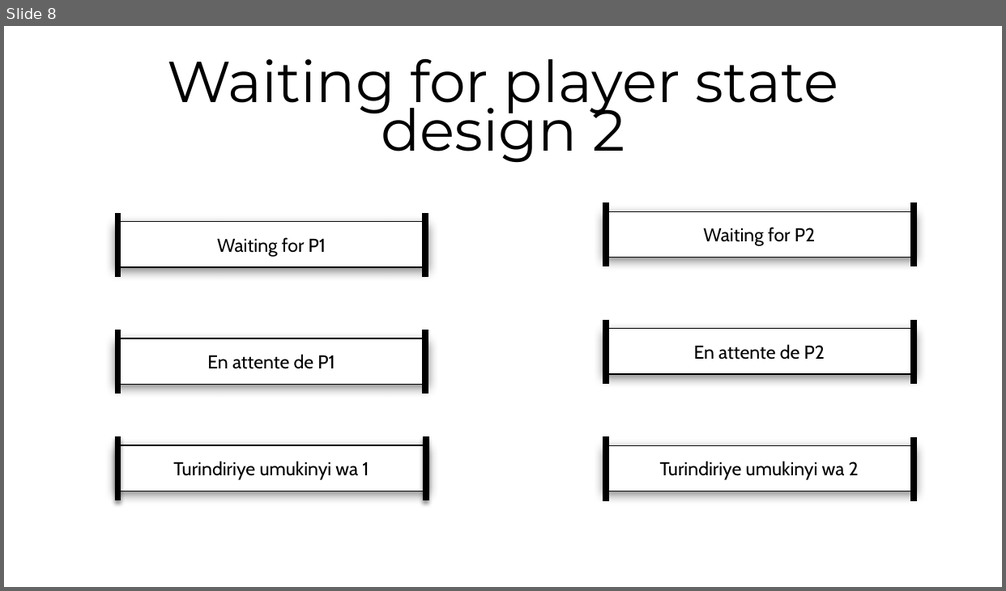
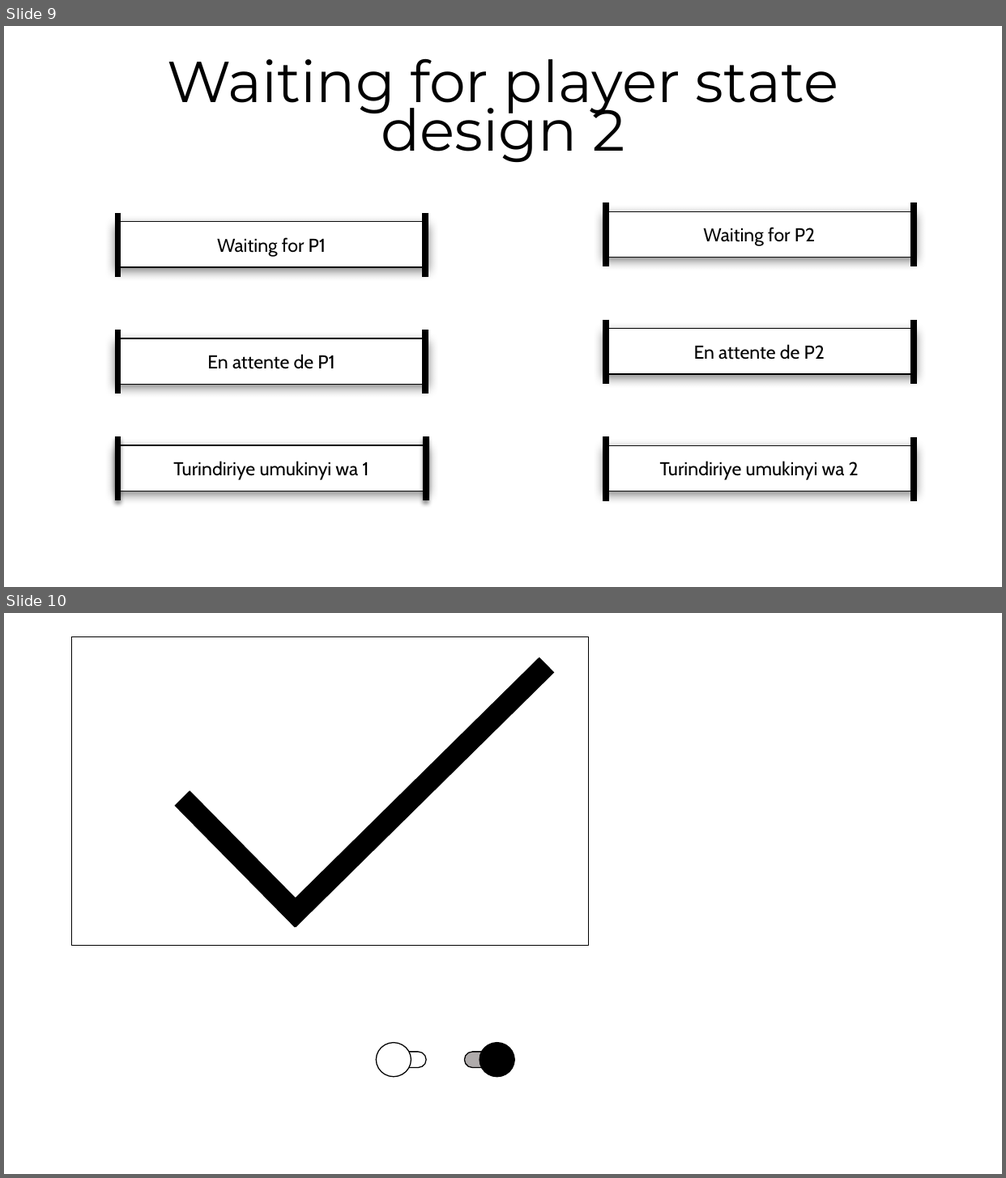
Before and after one commit to dan4am/urubugu, a slide deck: assets/buttons.pptx. Shown one above the other, each under a label of ours: slide 8 before the commit, slides 9 and 10 after it. The pictures are 1006x591 and 1006x1178 pixels, drawn with LibreOffice and Linux fonts; fonts in the diff are those of the drawing. Boxes give left, top, right and bottom in pixels: in the first picture for what was removed or moved away, otherwise in the second. Text is boxed around its words. In the diff, an @@ line names an element or a change of style, - is before the commit and + after.

```diff
--- a/assets/buttons.pptx
+++ b/assets/buttons.pptx
@@ slide 10 added at <box>4,613,1002,1174</box>, background #FFFFFF @@
@@ rectangle added at <box>71,637,588,946</box>, outline #000000 0.75 pt @@
@@ rectangle added at <box>282,658,554,926</box>, fill #000000, outline #000000 1 pt @@
@@ rectangle added at <box>176,791,309,926</box>, fill #000000, outline #000000 1 pt @@
@@ ellipse added at <box>376,1043,411,1077</box>, fill #FFFFFF, outline #000000 1 pt @@
@@ ellipse added at <box>479,1043,514,1077</box>, fill #000000, outline #000000 1 pt @@
@@ rounded rectangle added at <box>376,1052,426,1067</box>, fill #FFFFFF, outline #000000 1 pt @@
@@ rounded rectangle added at <box>464,1052,514,1067</box>, fill #AFABAB, outline #000000 1 pt @@
@@ what was slide 8 is now slide 9 @@
```
Also in this commit, not shown: 1 slide changed, 14 other files.
